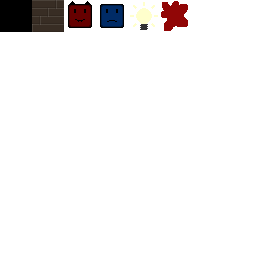
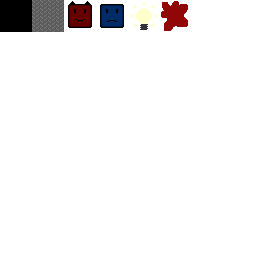
Layers edited between the first and the second 256px x 256px image:
painted on "Background" over (x1=32, y1=0, x2=64, y2=32)
